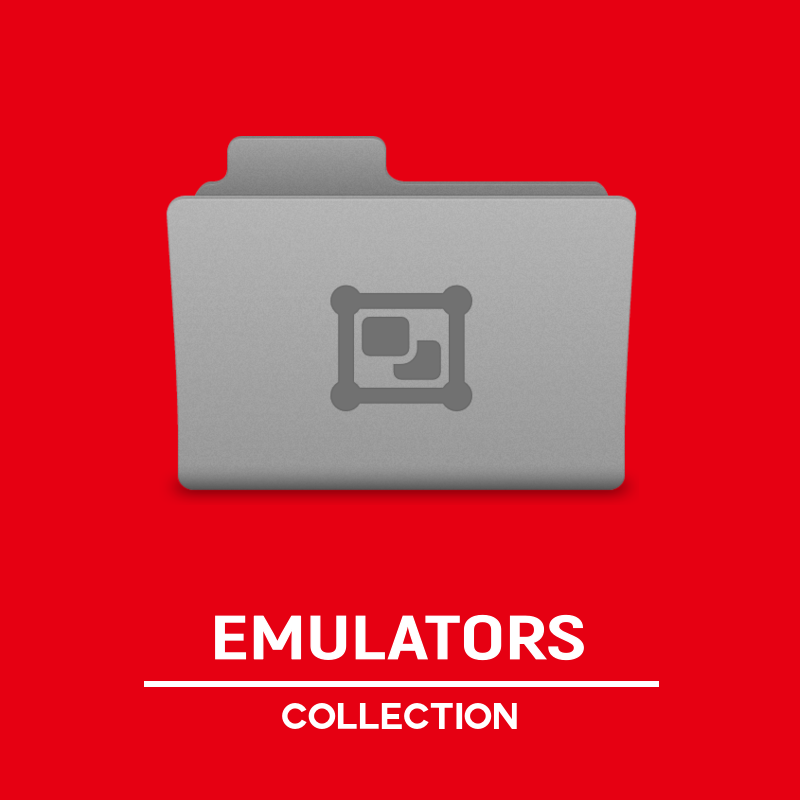
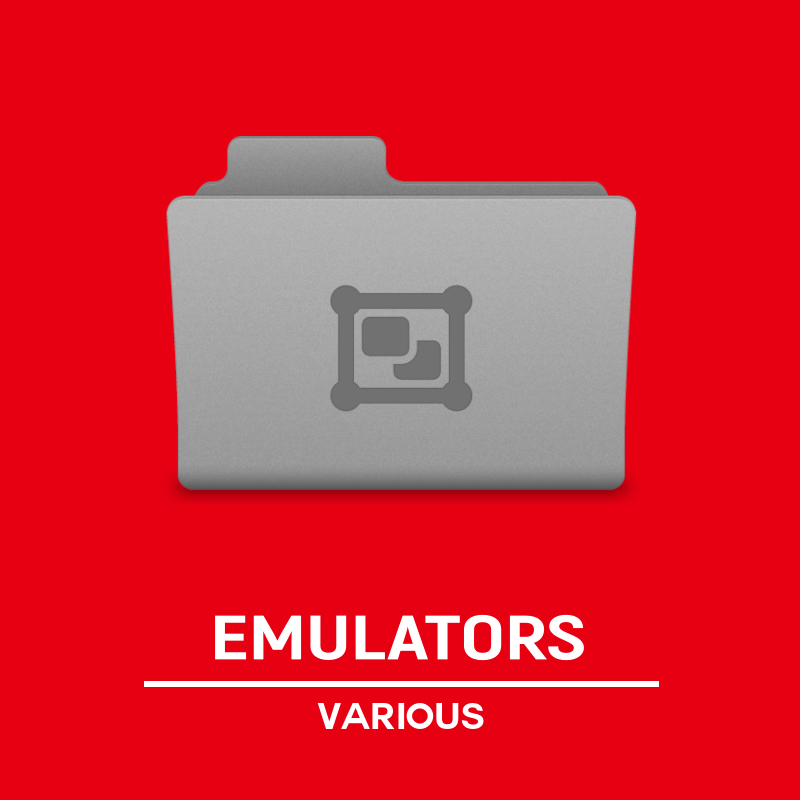
Revision of a layered 800 × 800 image; what changed, layer by layer:
renamed "Collection" to "Various", painted on it over [282, 703, 517, 729]
